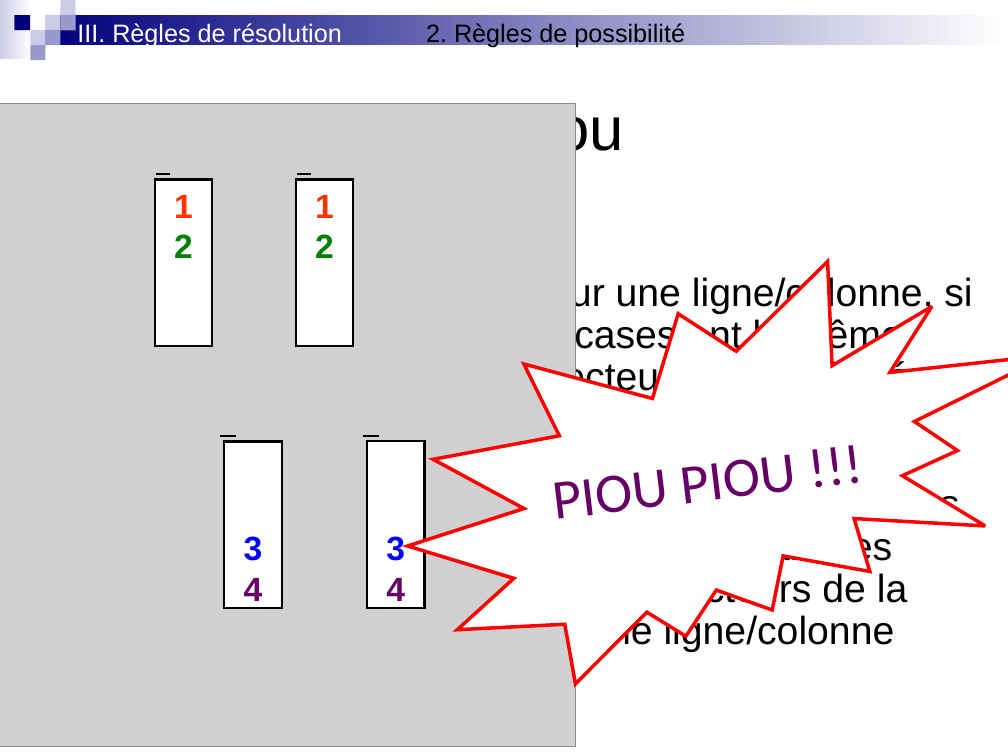
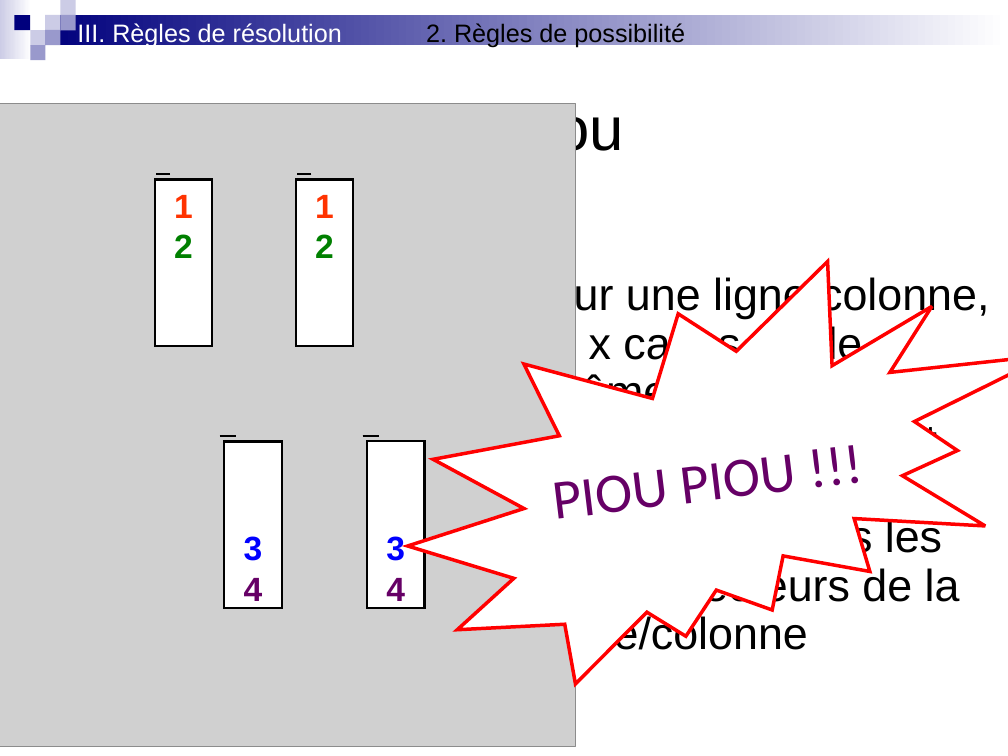
Before and after one commit to roulian/grillprojettuteure, a slide deck: slide 23 of documents/Soutenance 08-04-2010/Oral final.ppt. Drawn at 1008x756 pixels with LibreOffice and Linux fonts; fonts in the diff are those of the drawing; grey boxes stand for pictures; background and template pictures are left out. Boxes give left, top, right and bottom in pixels: in the first picture for what was removed or moved away, otherwise in the second. Text is boxed around its words. In the diff, an @@ line names an element or a change of style, - is before the commit and + after.

```diff
--- a/documents/Soutenance 08-04-2010/Oral final.ppt
+++ b/documents/Soutenance 08-04-2010/Oral final.ppt
@@ text at box(544, 275, 989, 658): text changed; size 28 to 32 pt @@
-■ Sur une ligne/colonne, si x cases ont le même vecteur de possibilités avec SEULEMENT x possibilités, on peut supprimer ces x mêmes possibilités dans les autres vecteurs de la même ligne/colonne
+■ Sur une ligne/colonne, si x cases ont le même vecteur de x possibilités, on peut supprimer ces possibilités dans les autres vecteurs de la ligne/colonne
```
